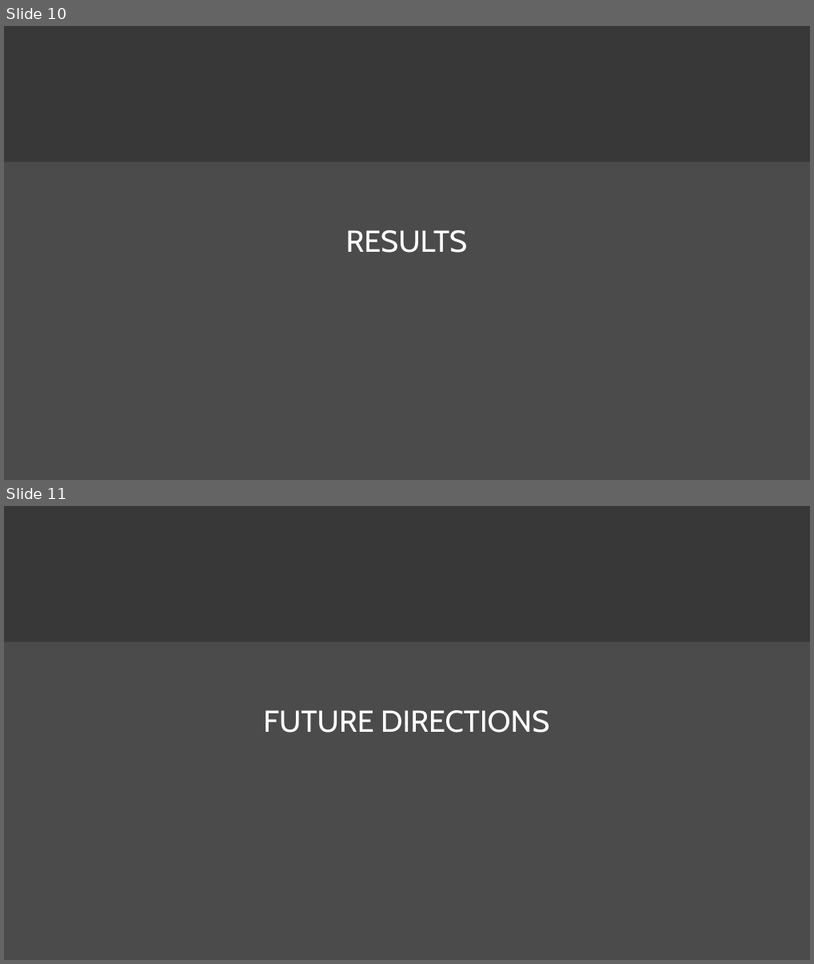
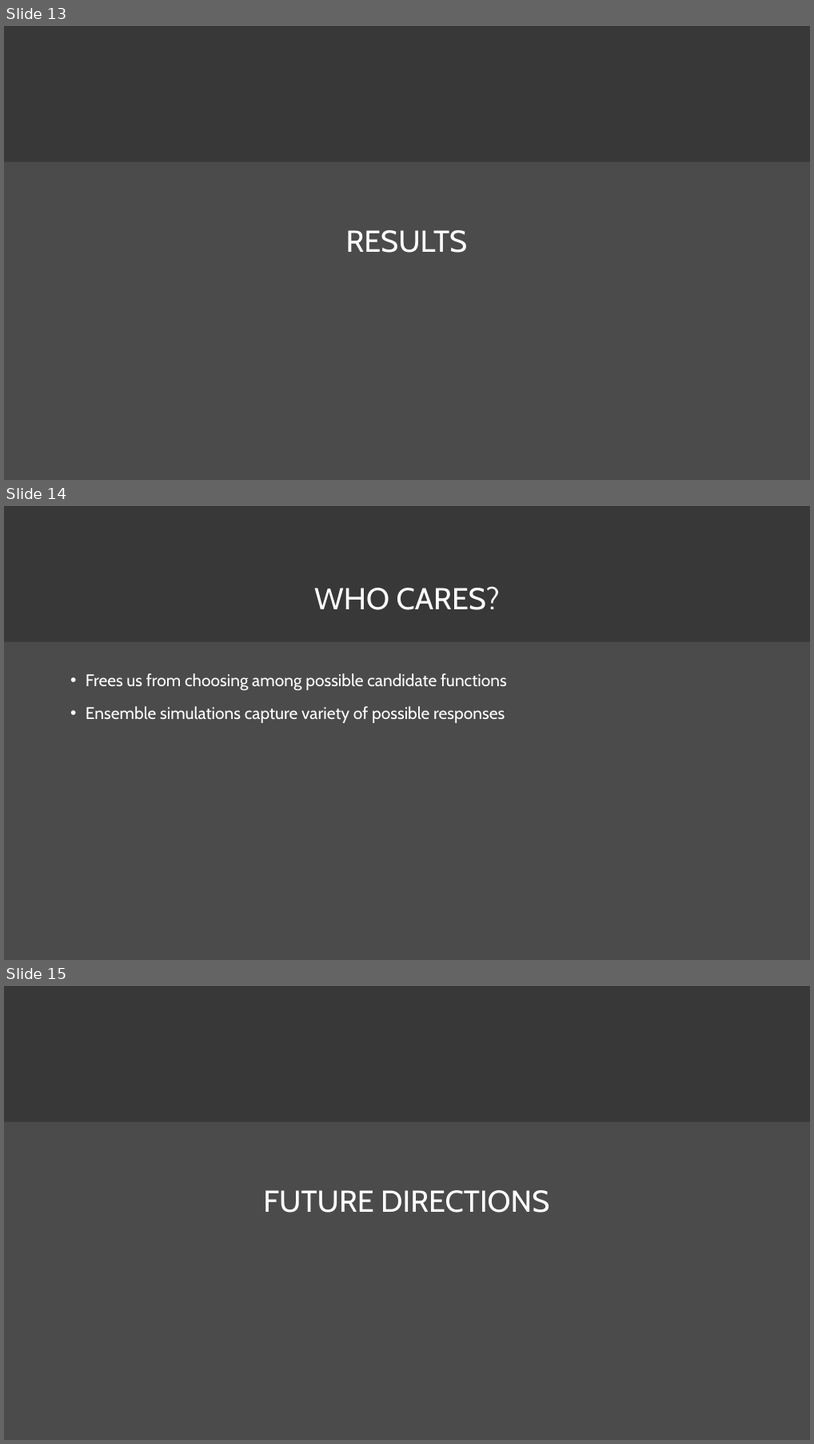
Before and after one commit to bkuwahara/predicting-2ndwaves-udes, a slide deck: papers/seminar.pptx. Shown one above the other, each under a label of ours: slides 10 and 11 before the commit, slides 13, 14 and 15 after it. The pictures are 814x964 and 814x1444 pixels, drawn with LibreOffice and Linux fonts; fonts in the diff are those of the drawing; background and template pictures are left out. Boxes give left, top, right and bottom in pixels: in the first picture for what was removed or moved away, otherwise in the second. Text is boxed around its words. In the diff, an @@ line names an element or a change of style, - is before the commit and + after.

```diff
--- a/papers/seminar.pptx
+++ b/papers/seminar.pptx
@@ slide 14 added at box(4, 506, 810, 960), background picture (left out) @@
@@ rectangle added at box(4, 506, 810, 642), fill #383838 @@
@@ title added at box(314, 586, 500, 610), 36 pt, text #FFFFFF @@
+WHO CARES?
@@ text added at box(86, 673, 507, 723), 20 pt, text #FFFFFF @@
+• Frees us from choosing among possible candidate functions
+• Ensemble simulations capture variety of possible responses
@@ what was slide 10 is now slide 13 @@
@@ what was slide 11 is now slide 15 @@
```
Also in this commit, not shown: 1 slide changed, 4 other slides added, 1 slide removed.
